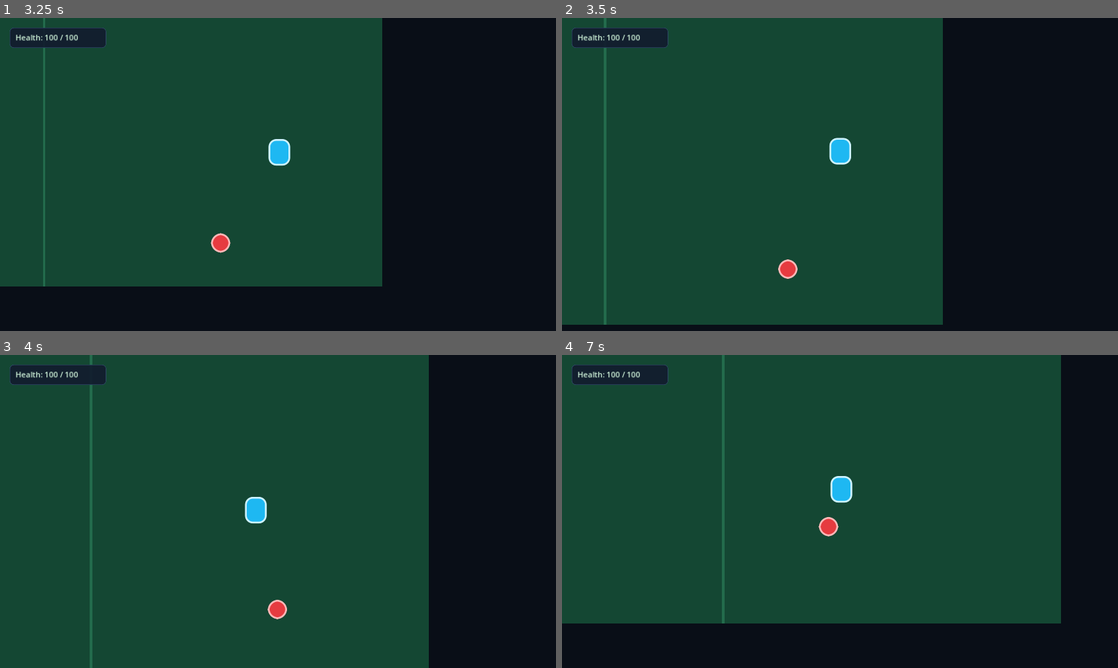
Above: before the commit, frames 1-4 (two rows, left to right).
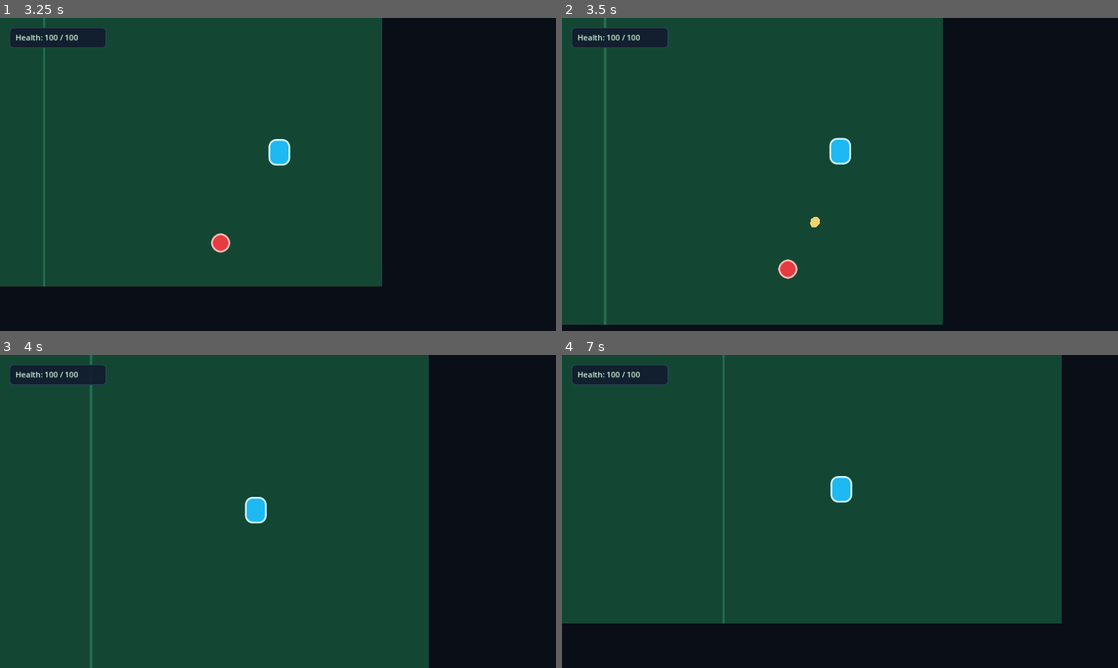
Above: after the commit, the same moments.

Repository: bulmaspanties/Football-Survivation
Game: Godot game, scene res://scenes/Main.tscn
The game is run twice, just before and just after one commit, with the same random seed, the same clock (stepped at 60 frames per second) and the same inputs.
Inputs:
- Up to frame 1 (3.25 s): tap Enter at 0.5 s; hold D (move_right) 0.53-1.28 s; hold S (move_down) 1.28-2.03 s; hold D (move_right) 2.03-2.78 s; hold W (move_up) from 2.78 s (still down)
- Up to frame 2 (3.5 s): keep holding W (move_up)
- Up to frame 3 (4 s): release W (move_up) at 3.53 s; hold A (move_left) from 3.53 s (still down)
- Up to frame 4 (7 s): release A (move_left) at 5.03 s; hold S (move_down) 5.03-5.78 s; hold D (move_right) 5.78-6.53 s; hold W (move_up) from 6.53 s (still down)

Frame 1 is identical in both runs. In frame 2, less than 0.1% of the frame differs, in the area x 44-47%, y 63-67%; in frame 3, 0.2%; in frame 4, 0.4%, in the area x 28-90%, y 0-86%.

Commit message:
Add automatic football weapon
Co-authored-by: Copilot App <223556219+Copilot@users.noreply.github.com>

Diff:
--- /dev/null
+++ b/scenes/Football.tscn
@@ -0,0 +1,20 @@
+[gd_scene load_steps=3 format=3]
+
+[ext_resource type="Script" path="res://scripts/football.gd" id="1_football"]
+
+[sub_resource type="CircleShape2D" id="CircleShape2D_football"]
+radius = 7.0
+
+[node name="Football" type="Area2D"]
+collision_layer = 4
+collision_mask = 2
+monitoring = true
+monitorable = false
+script = ExtResource("1_football")
+
+[node name="CollisionShape2D" type="CollisionShape2D" parent="."]
+shape = SubResource("CircleShape2D_football")
+
+[node name="Visual" type="Polygon2D" parent="."]
+polygon = PackedVector2Array(-9, -5, -3, -8, 5, -6, 9, 0, 5, 6, -3, 8, -9, 5, -11, 0)
+color = Color(0.95, 0.82, 0.44, 1)
--- a/scenes/Player.tscn
+++ b/scenes/Player.tscn
@@ -1,6 +1,8 @@
-[gd_scene load_steps=4 format=3]
+[gd_scene load_steps=5 format=3]
 
 [ext_resource type="Script" path="res://scripts/player.gd" id="1_player"]
+[ext_resource type="PackedScene" path="res://scenes/Football.tscn" id="2_football"]
+[ext_resource type="Script" path="res://scripts/auto_weapon.gd" id="3_auto_weapon"]
 
 [sub_resource type="CapsuleShape2D" id="CapsuleShape2D_player"]
 radius = 18.0
@@ -38,3 +40,7 @@
 zoom = Vector2(1.25, 1.25)
 position_smoothing_enabled = true
 position_smoothing_speed = 6.0
+
+[node name="AutoWeapon" type="Node2D" parent="."]
+script = ExtResource("3_auto_weapon")
+projectile_scene = ExtResource("2_football")
--- /dev/null
+++ b/scripts/auto_weapon.gd
@@ -0,0 +1,47 @@
+class_name AutoWeapon
+extends Node2D
+
+@export var projectile_scene: PackedScene
+@export var fire_interval := 0.8
+@export var target_range := 520.0
+
+var _fire_timer := 0.0
+var _player: Player
+
+func _ready() -> void:
+	_player = get_parent() as Player
+
+func _process(delta: float) -> void:
+	if not is_instance_valid(_player) or _player.health <= 0.0:
+		return
+	_fire_timer = maxf(_fire_timer - delta, 0.0)
+	if _fire_timer > 0.0:
+		return
+	var target := _nearest_enemy()
+	if target == null:
+		return
+	_fire_timer = fire_interval
+	_fire_at(target)
+
+func _nearest_enemy() -> Enemy:
+	var nearest: Enemy
+	var nearest_distance := target_range
+	for node in get_tree().get_nodes_in_group("enemy"):
+		var enemy := node as Enemy
+		if not is_instance_valid(enemy):
+			continue
+		var distance := _player.global_position.distance_to(enemy.global_position)
+		if distance <= nearest_distance:
+			nearest = enemy
+			nearest_distance = distance
+	return nearest
+
+func _fire_at(target: Enemy) -> void:
+	if projectile_scene == null:
+		return
+	var football := projectile_scene.instantiate() as Football
+	if football == null:
+		return
+	get_tree().current_scene.add_child(football)
+	football.global_position = _player.global_position
+	football.launch(_player.global_position.direction_to(target.global_position))
--- /dev/null
+++ b/scripts/football.gd
@@ -0,0 +1,30 @@
+class_name Football
+extends Area2D
+
+@export var speed := 520.0
+@export var damage := 20.0
+@export var lifetime := 1.5
+
+var direction := Vector2.RIGHT
+var _remaining_lifetime := 0.0
+
+func _ready() -> void:
+	_remaining_lifetime = lifetime
+	body_entered.connect(_on_body_entered)
+
+func launch(aim_direction: Vector2) -> void:
+	if aim_direction.length_squared() > 0.0:
+		direction = aim_direction.normalized()
+	rotation = direction.angle()
+
+func _physics_process(delta: float) -> void:
+	_remaining_lifetime -= delta
+	if _remaining_lifetime <= 0.0:
+		queue_free()
+		return
+	position += direction * speed * delta
+
+func _on_body_entered(body: Node2D) -> void:
+	if body.is_in_group("enemy") and body.has_method("take_damage"):
+		body.take_damage(damage)
+		queue_free()
Not shown, changed: README.md
